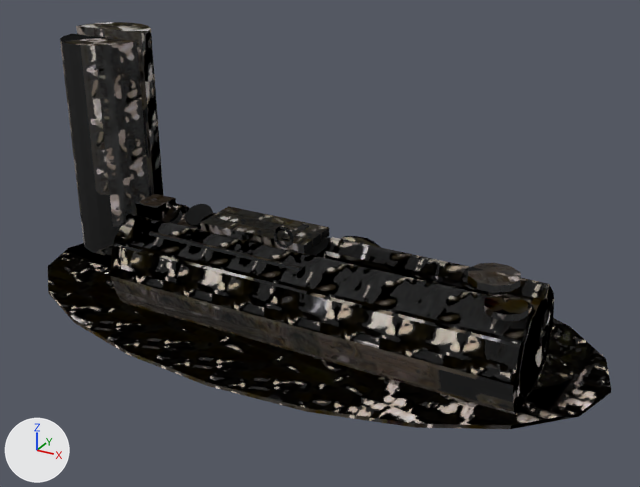
One commit to the glTF model godot/project/assets/forest_rescue/props/lf_mechanism_trail_cache.glb: the scene before it, then after it.
Before and after are seen from a 50 mm camera at (3.04, -5.52, 3.61) aimed at (-0.29, 0.53, 0.59). Arrows for +X, +Y and +Z are at lower left; the lights stay in place. The older version comes first. Objects named as collision shapes, trigger or cutter boxes, shadow casters or lower levels of detail are left out. Where no turn or scale is listed for an object, it has been applied to the vertices. Vertices at exactly the same position are counted once.

The first picture shows 'lf_mechanism_trail_cache_LOD0', 'lf_mechanism_trail_cache_cache_lid_LOD0', 'lf_mechanism_trail_cache_mark_landmark_a_LOD0', 'lf_mechanism_trail_cache_mark_landmark_b_LOD0'.
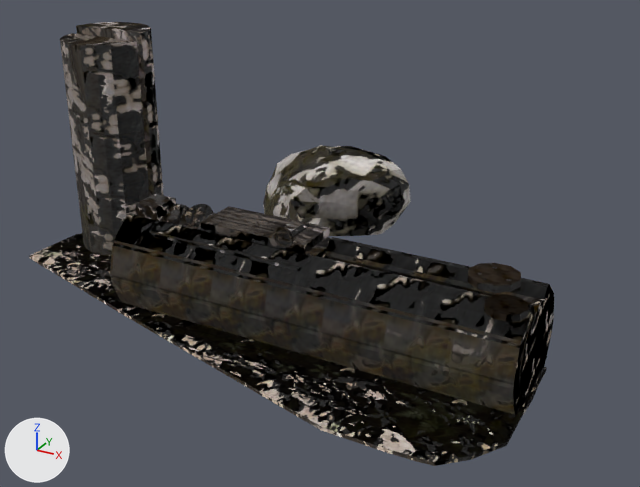
Boxes [x1, y1, x2, y2] around the edits, measured in the pictures (640 x 487 px):
'lf_mechanism_trail_cache_LOD0', reshaped (7% narrower, 16% taller)
    before: [48, 194, 611, 429]
    after: [29, 194, 554, 466]
'lf_mechanism_trail_cache_mark_landmark_b_LOD0', reshaped, moved (mostly hidden before)
    before: [339, 236, 380, 247]
    after: [263, 145, 411, 236]
part 1 of me_lf_mechanism_trail_cache_cache_lid_lod0, surface changed
    both: [200, 206, 329, 254]
part 2 of me_lf_mechanism_trail_cache_lod0, rebuilt (8% narrower, 25% taller)
    before: [48, 243, 611, 429]
    after: [29, 233, 547, 466]
part 3 of me_lf_mechanism_trail_cache_lod0, surface changed
    both: [110, 194, 554, 415]
part 4 of me_lf_mechanism_trail_cache_mark_landmark_a_lod0, surface changed
    both: [60, 22, 164, 255]

The edits, one by one:
me_lf_mechanism_trail_cache_cache_lid_lod0 is used by ob_lf_mechanism_trail_cache_cache_lid_lod0; location (-0.503, 0.0, 0.84).
me_lf_mechanism_trail_cache_cache_lid_lod0 had 87 vertices, 148 faces and spanned x -0.478..0.478, y -0.214..0.203, z 0.0..0.184.
me_lf_mechanism_trail_cache_cache_lid_lod0 now has 87 vertices, 148 faces and spans x -0.479..0.479, y -0.214..0.203, z 0.0..0.184.
me_lf_mechanism_trail_cache_cache_lid_lod0 part 1: texture (UV) coordinates of 148 of 148 faces, centred in x -0.478..0.478, y -0.211..0.203, z 0.0..0.182, changed; they spanned u 0.23..0.99, v 0.24..0.99 and now span u 0.18..0.96, v 0.31..1.0.
me_lf_mechanism_trail_cache_lod0 is used by ob_lf_mechanism_trail_cache_lod0; location (0.0, 0.0, 0.0).
me_lf_mechanism_trail_cache_lod0 had 388 vertices, 678 faces and spanned x -3.04..2.24, y -1.0..1.7, z -0.08..1.07.
me_lf_mechanism_trail_cache_lod0 now has 374 vertices, 657 faces and spans x -3.25..1.77, y -1.09..1.19, z -0.08..1.07.
me_lf_mechanism_trail_cache_lod0 part 2: the loose piece of 40 vertices spanning x -3.04..2.24, y -1.0..1.7, z 0.0..0.03 is rebuilt with 26 vertices and now spans x -3.25..1.77, y -1.09..1.19, z 0.0..0.03.
me_lf_mechanism_trail_cache_lod0 part 3: 602 kept faces spanning x -1.74..1.74, y -0.49..0.49, z -0.08..1.07 get new texture (UV) coordinates.
me_lf_mechanism_trail_cache_mark_landmark_a_lod0 has 40 vertices, 72 faces and spans x -0.39..0.39, y -0.42..0.42, z 0.0..2.13.
me_lf_mechanism_trail_cache_mark_landmark_a_lod0 is used by ob_lf_mechanism_trail_cache_mark_landmark_a_lod0; location (-2.698, 0.803, 0.0).
me_lf_mechanism_trail_cache_mark_landmark_a_lod0 part 4: texture (UV) coordinates of 72 of 72 faces, centred in x -0.38..0.38, y -0.42..0.42, z 0.0..2.13, changed; they spanned u 0.0..0.94, v 0.0..0.92 and now span u 0.0..0.78, v 0.41..0.89.
me_lf_mechanism_trail_cache_mark_landmark_b_lod0 is used by ob_lf_mechanism_trail_cache_mark_landmark_b_lod0; location (-0.659, 1.967, 0.0).
me_lf_mechanism_trail_cache_mark_landmark_b_lod0 had 162 vertices, 320 faces and spanned x -0.327..0.351, y -0.251..0.237, z -0.111..-0.015.
me_lf_mechanism_trail_cache_mark_landmark_b_lod0 now has 162 vertices, 320 faces and spans x -0.805..0.75, y -0.544..0.575, z 0.255..0.983.
me_lf_mechanism_trail_cache_mark_landmark_b_lod0 part 5: 162 of 162 vertices moved; they spanned x -0.327..0.351, y -0.251..0.237, z -0.111..-0.015 and now span x -0.805..0.75, y -0.544..0.575, z 0.255..0.983; mean shift (-0.011, 0.017, 0.606).
Object 'lf_mechanism_trail_cache_mark_landmark_b_LOD0' (ob_lf_mechanism_trail_cache_mark_landmark_b_lod0) moves from (-0.659, 1.967, 0.0) to (-0.809, 1.772, 0.0).
